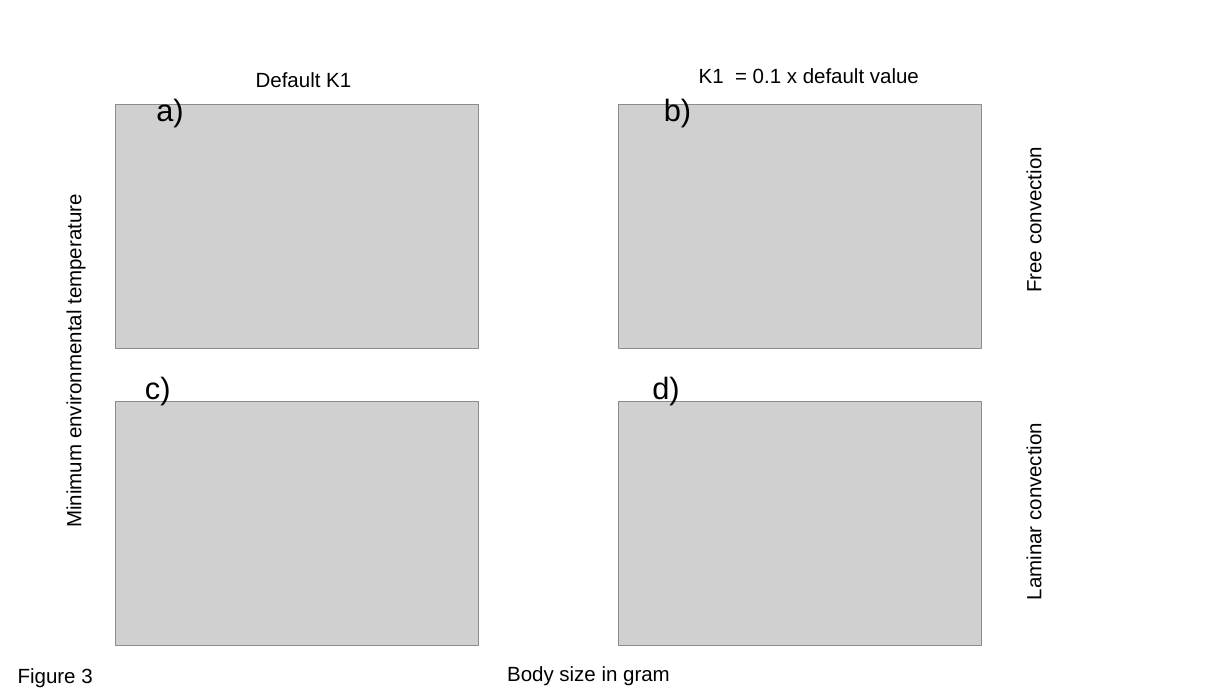
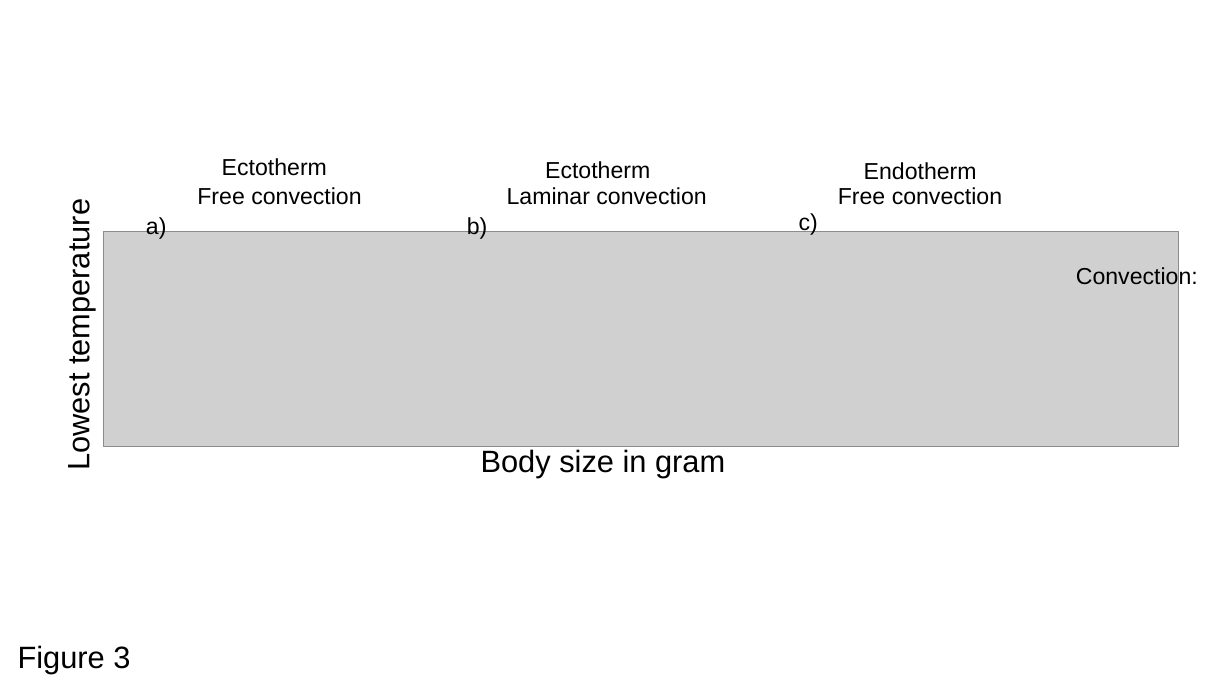
Before and after one commit to ramiadantsoa/energy_budget, a slide deck: slide 3 of ms_fig/ms_fig.pptx (slide 1 before the commit). Drawn at 1232x693 pixels with LibreOffice and Linux fonts; fonts in the diff are those of the drawing; grey boxes stand for pictures. Boxes give left, top, right and bottom in pixels: in the first picture for what was removed or moved away, otherwise in the second. Text is boxed around its words. In the diff, an @@ line names an element or a change of style, - is before the commit and + after.

```diff
--- a/ms_fig/ms_fig.pptx
+++ b/ms_fig/ms_fig.pptx
@@ text removed at [256, 72, 351, 88] @@
-Default K1
@@ text removed at [699, 68, 919, 84] @@
-K1 = 0.1 x default value
@@ picture removed at [116, 104, 479, 348] @@
@@ picture removed at [618, 104, 982, 348] @@
@@ text "Free convection": place and size @@
-text "Free convection" at [1023, 156, 1046, 291]
+text "Free convection" at [197, 187, 361, 205]
@@ text "Free convection" at [197, 187, 361, 205]: size 16 to 18 pt; rotation 270 to 0 degrees @@
@@ text added at [222, 158, 327, 176], 18 pt, text #000000 @@
+Ectotherm
@@ text "Laminar convection" at [507, 187, 706, 205]: size 16 to 18 pt; rotation 270 to 0 degrees @@
@@ text "Laminar convection": place and size @@
-text "Laminar convection" at [1023, 432, 1046, 598]
+text "Laminar convection" at [507, 187, 706, 205]
@@ text added at [545, 161, 650, 179], 18 pt, text #000000 @@
+Ectotherm
@@ text added at [864, 162, 977, 180], 18 pt, text #000000 @@
+Endotherm
@@ text "a)": place and size @@
-text "a)" at [156, 96, 183, 126]
+text "a)" at [146, 216, 167, 239]
@@ text "b)": place and size @@
-text "b)" at [664, 96, 691, 126]
+text "b)" at [467, 216, 488, 239]
@@ size 24 to 18 pt in 3 elements at [146, 216, 167, 239], [467, 216, 488, 239], [799, 213, 818, 235] @@
@@ text "c)": place and size @@
-text "c)" at [145, 376, 171, 405]
+text "c)" at [799, 213, 818, 235]
@@ text added at [838, 187, 1002, 205], 18 pt, text #000000 @@
+Free convection
@@ text at [62, 216, 96, 468]: text changed; size 16 to 24 pt @@
-Minimum environmental temperature
+Lowest temperature
@@ picture added at [104, 231, 1178, 446] @@
@@ text added at [1076, 266, 1198, 290], 18 pt, text #000000 @@
+Convection:
@@ text removed at [652, 376, 679, 405] @@
-d)
@@ picture removed at [116, 401, 479, 645] @@
@@ picture removed at [618, 401, 982, 645] @@
@@ text "Body size in gram": place and size @@
-text "Body size in gram" at [507, 666, 670, 686]
+text "Body size in gram" at [481, 449, 725, 478]
@@ text "Body size in gram" at [481, 449, 725, 478]: size 16 to 24 pt @@
@@ text "Figure 3" at [18, 645, 130, 674]: size 16 to 24 pt @@
@@ text "Figure 3": place and size @@
-text "Figure 3" at [18, 668, 92, 688]
+text "Figure 3" at [18, 645, 130, 674]
```
Also in this commit, not shown: 4 slides added, 4 slides removed, 2 other files.
